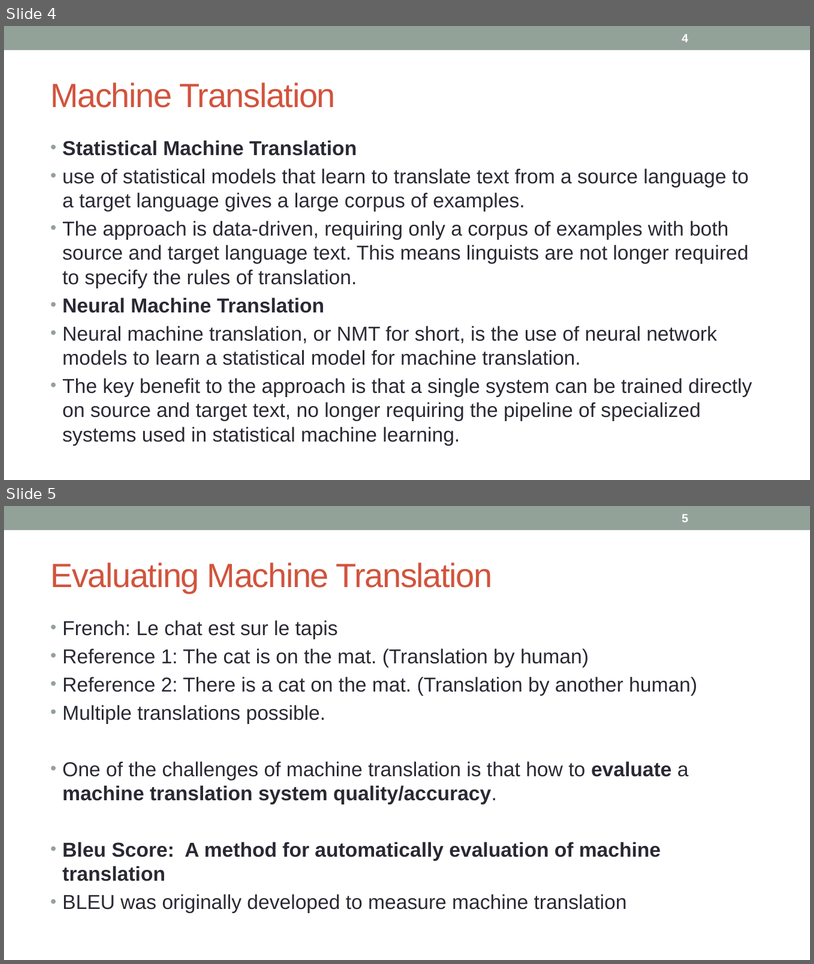
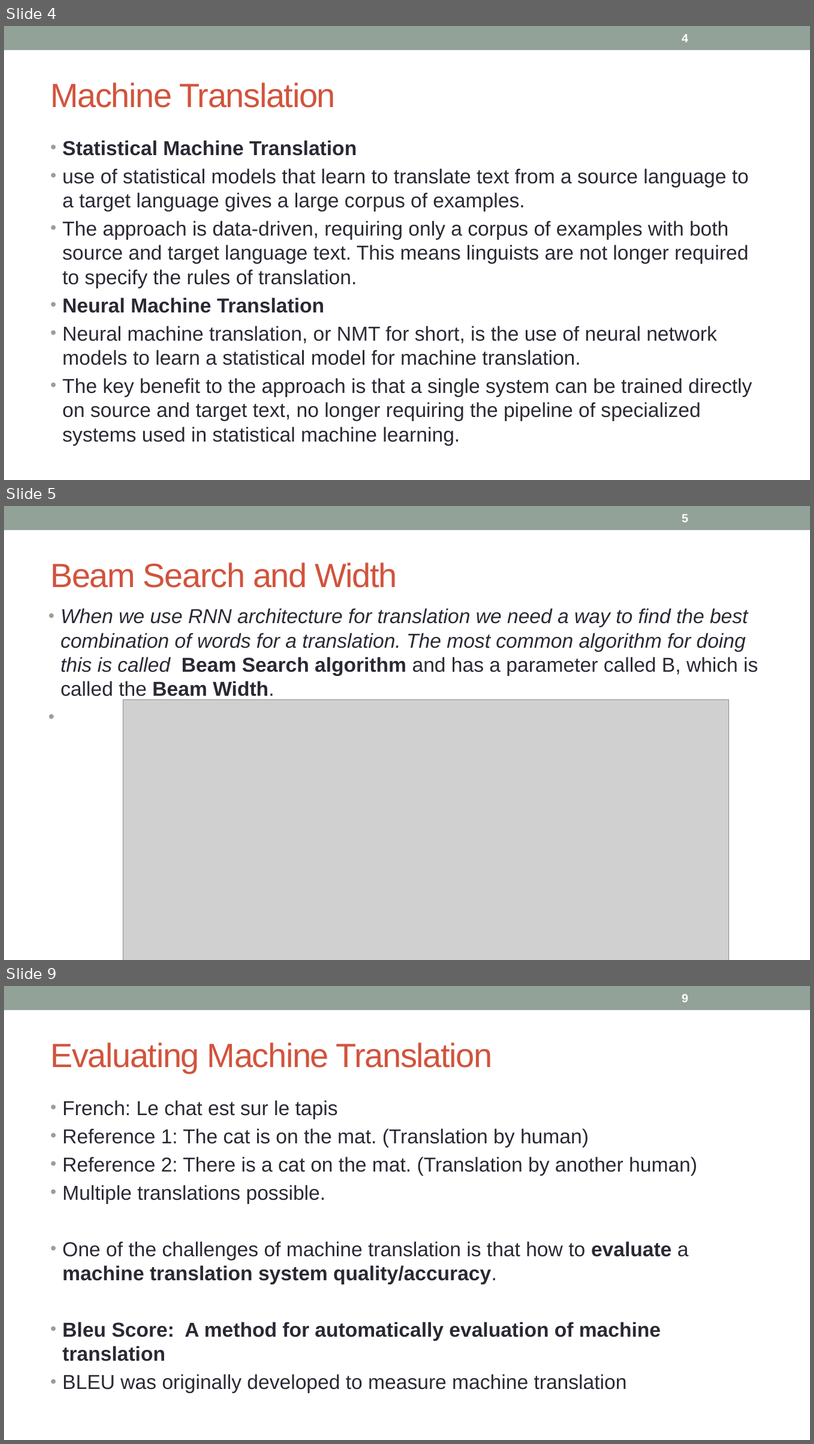
Before and after one commit to nidhiaro/PythonAssignment, a slide deck: 28. Translation.pptx. Shown one above the other, each under a label of ours: slides 4 and 5 before the commit, slides 4, 5 and 9 after it; the slides between them are not shown. The pictures are 814x964 and 814x1444 pixels, drawn with LibreOffice and Linux fonts; fonts in the diff are those of the drawing; grey boxes stand for pictures. Boxes give left, top, right and bottom in pixels: in the first picture for what was removed or moved away, otherwise in the second. Text is boxed around its words. In the diff, an @@ line names an element or a change of style, - is before the commit and + after.

```diff
--- a/28. Translation.pptx
+++ b/28. Translation.pptx
@@ slide 5 added at box(4, 506, 810, 960), background #FFFFFF; not listed: 1 template element that a slide beside it also shows @@
@@ page number added at box(682, 514, 689, 522), 14 pt, text #FFFFFF, bold @@
+5
@@ title added at box(50, 562, 397, 588), 40 pt, text #D2533C @@
+Beam Search and Width
@@ text added at box(60, 608, 758, 700), 24 pt, text #292934, italic @@
+• When we use RNN architecture for translation we need a way to find the best combination of words for a translation. The most common algorithm for doing this is called Beam Search algorithm and has a parameter called B, which is called the Beam Width.
@@ picture added at box(123, 700, 729, 960) @@
@@ what was slide 5 is now slide 9 @@
@@ page number at box(682, 994, 689, 1002): text changed @@
-5
+9
```
Also in this commit, not shown: 1 slide changed, 16 other slides added.
